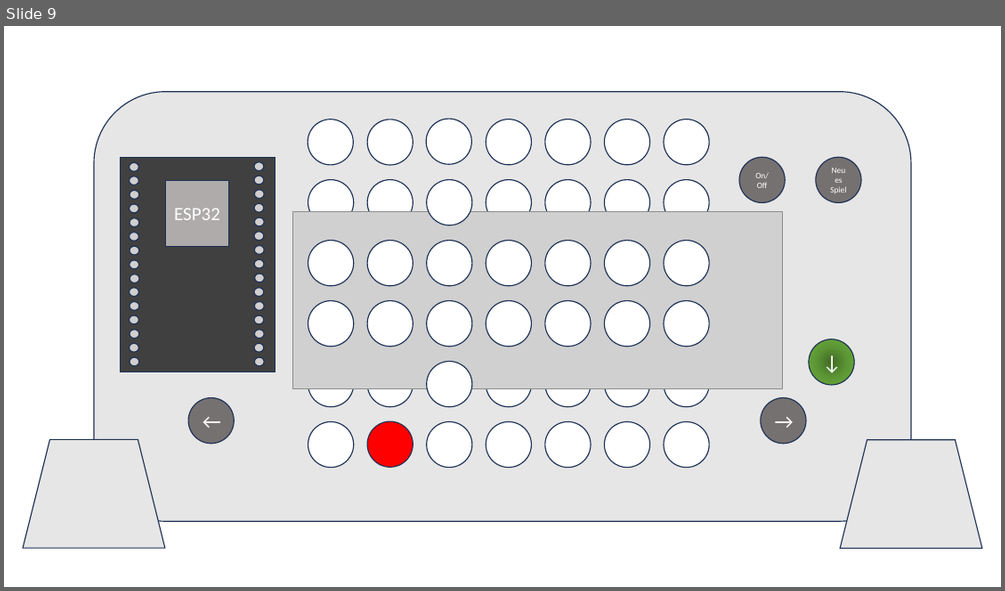
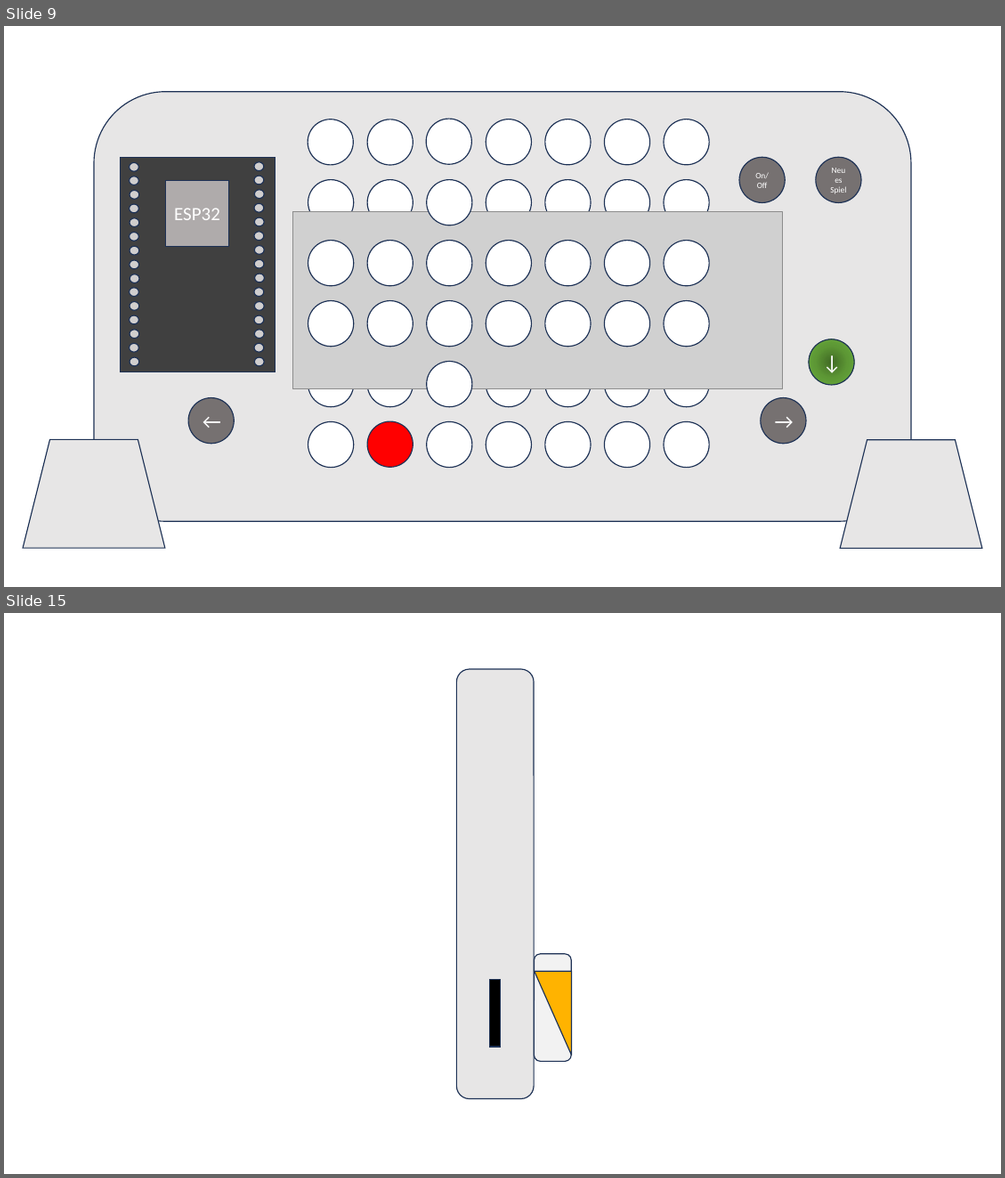
Before and after one commit to wago-enterprise-education/praktikum-vier-gewinnt, a slide deck: doc/Prototyp Vier Gewinnt.pptx. Shown one above the other, each under a label of ours: slide 9 before the commit, slides 9 and 15 after it; the slides between them are not shown. The pictures are 1005x591 and 1005x1178 pixels, drawn with LibreOffice and Linux fonts; fonts in the diff are those of the drawing; grey boxes stand for pictures. Boxes give left, top, right and bottom in pixels: in the first picture for what was removed or moved away, otherwise in the second. Text is boxed around its words. In the diff, an @@ line names an element or a change of style, - is before the commit and + after.

```diff
--- a/doc/Prototyp Vier Gewinnt.pptx
+++ b/doc/Prototyp Vier Gewinnt.pptx
@@ slide 15 added at [4,613,1001,1174], background #FFFFFF @@
@@ rounded rectangle added at [456,669,534,1098], fill #E7E6E6, outline #1E3256 1 pt @@
@@ rounded rectangle added at [534,954,572,1062], fill #F2F2F2, outline #1E3256 1 pt @@
@@ rectangle added at [489,980,501,1046], fill #000000, outline #1E3256 1 pt @@
@@ right triangle added at [534,971,572,1055], fill #FFB300, outline #1E3256 1 pt @@
```
Also in this commit, not shown: 1 slide changed, 6 other slides added.
